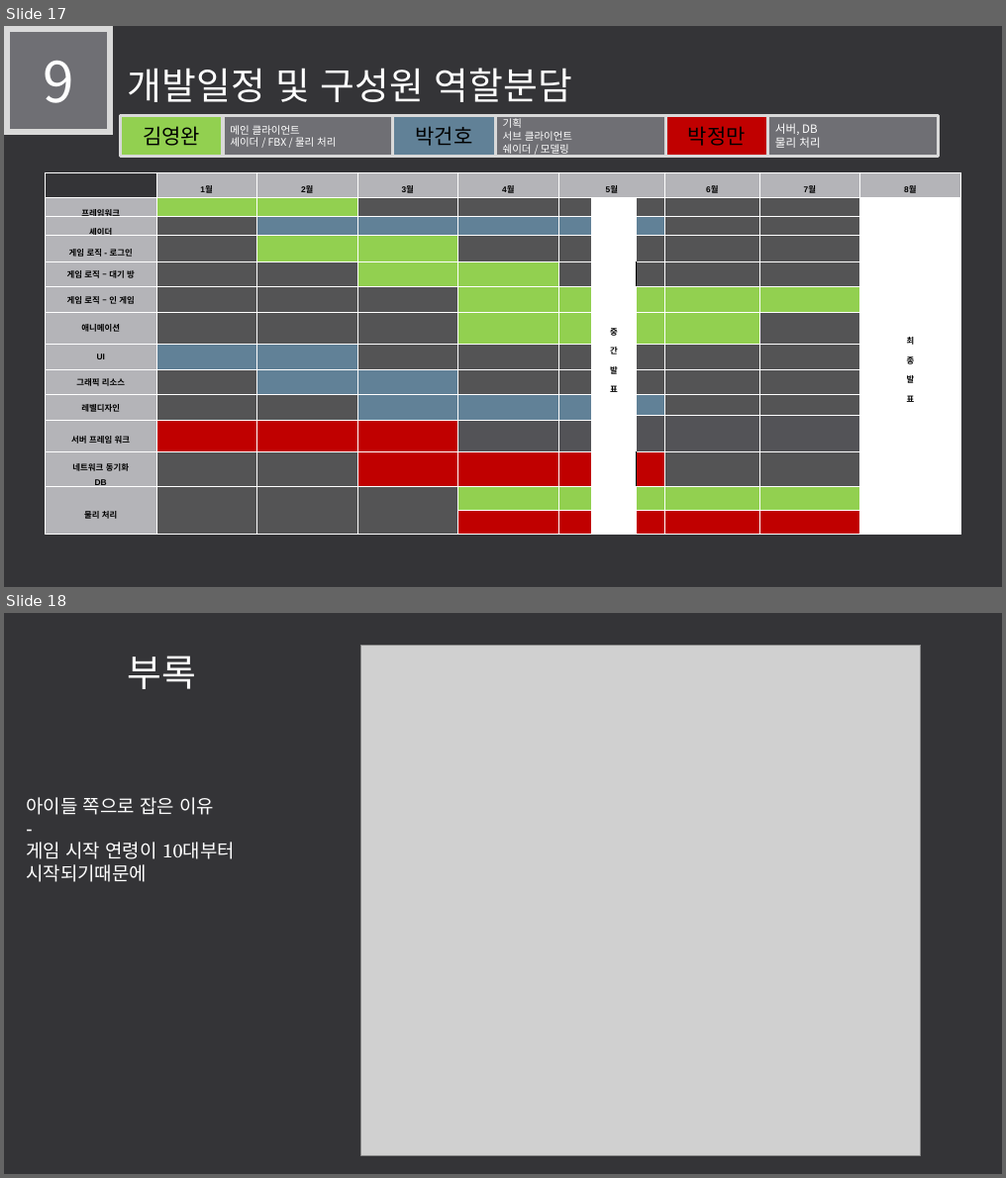
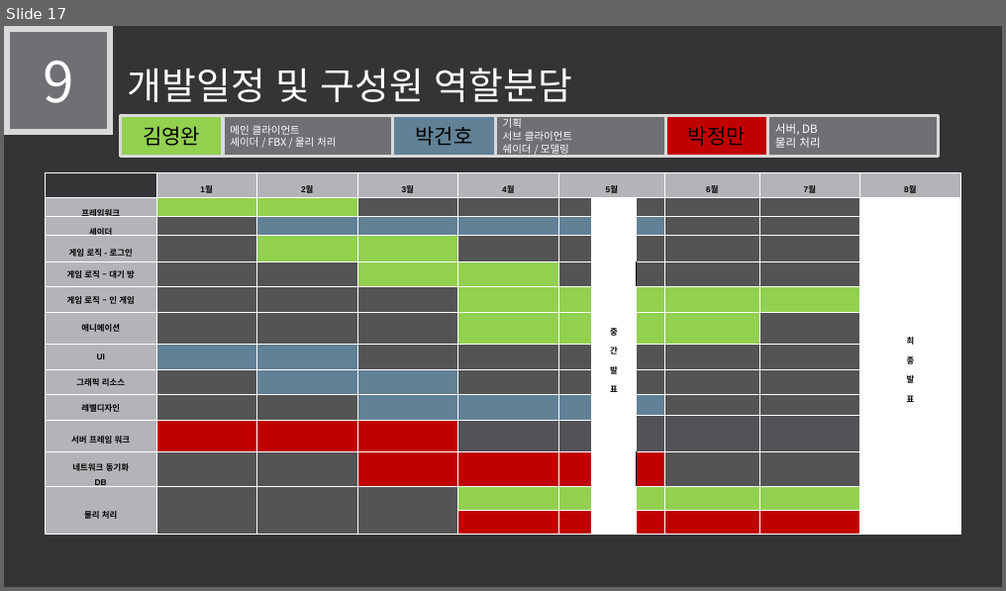
Before and after one commit to LEGO0937/Our_Project, a slide deck: 기획단계/졸작 제안서_α.pptx. Shown one above the other, each under a label of ours: slides 17 and 18 before the commit, slide 17 after it. The pictures are 1006x1178 and 1006x591 pixels, drawn with LibreOffice and Linux fonts; fonts in the diff are those of the drawing; grey boxes stand for pictures. Boxes give left, top, right and bottom in pixels: in the first picture for what was removed or moved away, otherwise in the second. Text is boxed around its words. In the diff, an @@ line names an element or a change of style, - is before the commit and + after.

Commit message:
요약 삭제, 부록 삭제
요약에 쓸데없는 부분을 삭제하였으며, 부록부분 두페이지를 삭제했다.

```diff
--- a/기획단계/졸작 제안서_α.pptx
+++ b/기획단계/졸작 제안서_α.pptx
@@ slide 18 removed at (4, 613, 1002, 1174), background #353537 @@
@@ text removed at (128, 656, 197, 689) @@
-부록
@@ picture removed at (361, 646, 921, 1156) @@
@@ text removed at (26, 797, 235, 882) @@
-아이들 쪽으로 잡은 이유
--
-게임 시작 연령이 10대부터 시작되기때문에
```
Also in this commit, not shown: 2 slides changed, 1 other slide removed.
